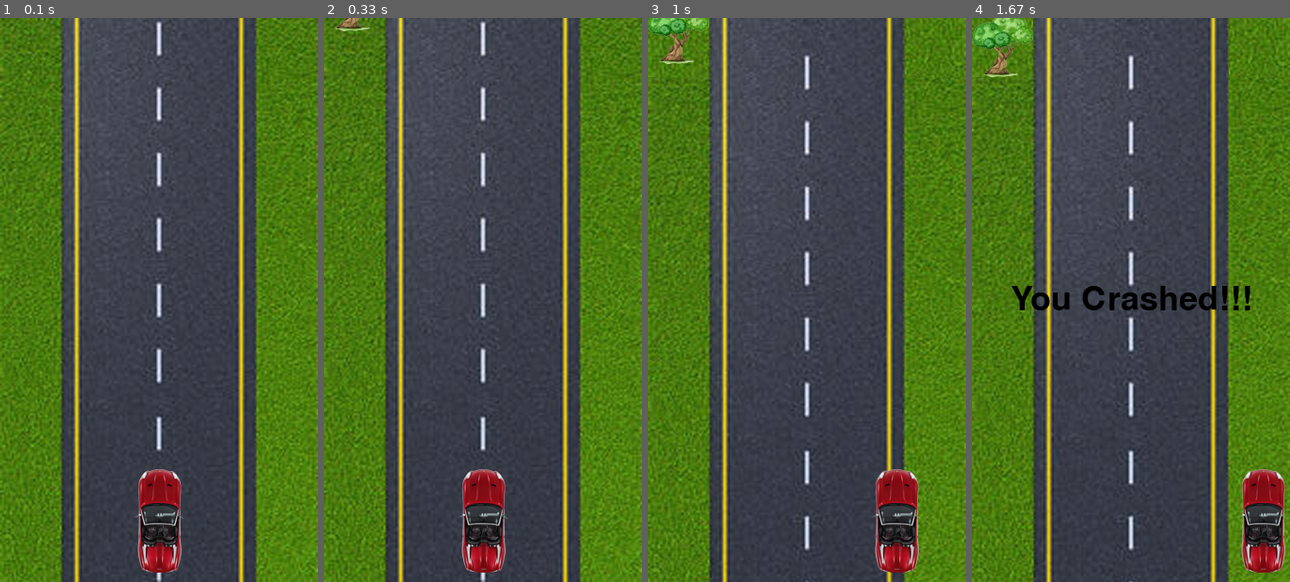
Above: before the commit, frames 1-4 (left to right).
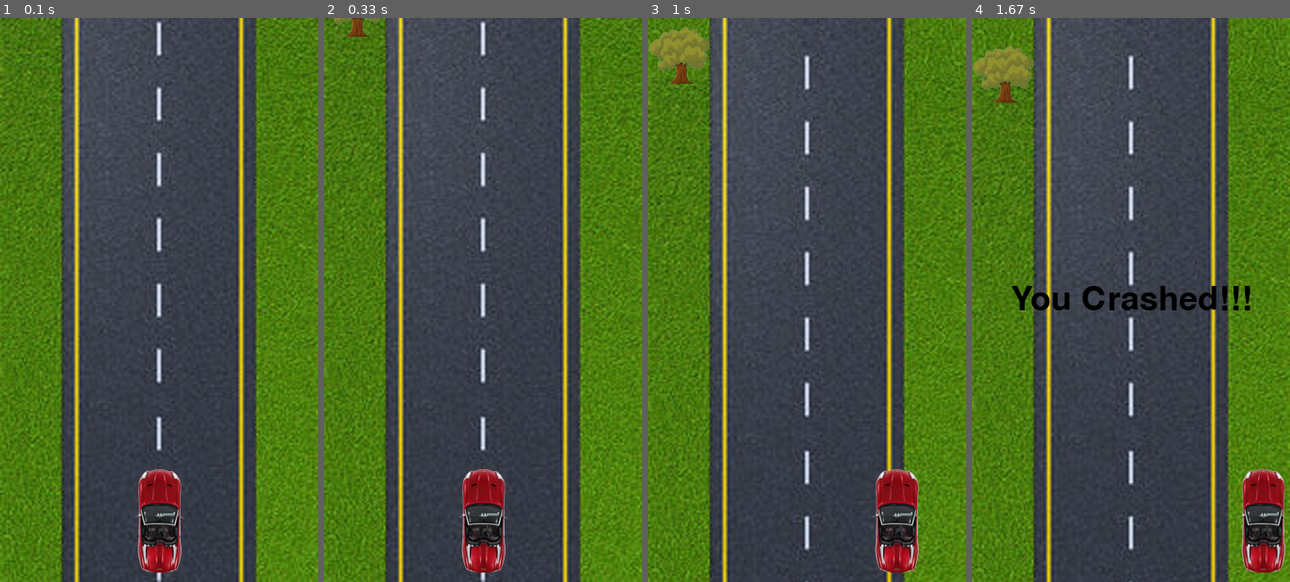
Above: after the commit, the same moments.

Repository: fahad80/RaceCar_pygame
Game: pygame game, started from pygameFirst.py
Two runs of this game, one before a commit and one after it. Both use one fixed random seed, a clock stepped at 60 frames per second and the inputs below.
Inputs:
- Up to frame 1 (0.1 s): no input
- Up to frame 2 (0.33 s): no input
- Up to frame 3 (1 s): hold Right 0.33-0.8 s; hold Right from 0.83 s (still down)
- Up to frame 4 (1.67 s): release Right at 1.3 s; hold Right from 1.33 s (still down)

Frame 1 is identical in both runs. In frame 2, 0.3% of the frame differs, in the area x 2-18%, y 0-4%; in frame 3, 1.5%; in frame 4, 1.9%, in the area x 0-20%, y 0-15%.

Commit message:
Tree crash detection added!

Diff:
--- a/pygameFirst.py
+++ b/pygameFirst.py
@@ -17,9 +17,6 @@
 ### Class and Function definitions
 
 class gameImage:
-    X = 0
-    Y = 0
-
     def __init__(self, path):
         self.img = pygame.image.load(path)
         (self.width, self.height) = self.img.get_rect().size
@@ -32,6 +29,9 @@
     carImg.X = gameDisplay.get_rect().centerx - (int)(carImg.width/2)
     carImg.Y = (display_height - carImg.height - 10)
 
+    for road in roadImg:
+        road.X  = 0
+        road.Y  = 0
     for tree in treeImg:
         tree.X  = 0
         tree.Y  = 0 -(tree.height)
@@ -50,7 +50,7 @@
 
     gameExit = False
     roadNum = 0
-    treeNum = random.randrange(0, 100)%2
+    treeNum = random.randrange(0, 3)
 
     initImagePos()
 
@@ -83,13 +83,19 @@
         if (carImg.X > display_width - carImg.width) or (carImg.X < 0):
             displayMsgCenter("You Crashed!!!")
             initImagePos()
+            treeNum = random.randrange(0, 3)
+
+        if ((treeImg[treeNum].Y + treeImg[treeNum].height) >= carImg.Y) and (treeImg[treeNum].Y <= (carImg.Y + carImg.height)) and (carImg.X >= treeImg[treeNum].X and carImg.X < (treeImg[treeNum].X + treeImg[treeNum].width - 10)):
+            displayMsgCenter("You Crashed!!!")
+            initImagePos()
+            treeNum = random.randrange(0, 3)
 
         if(pygame.time.get_ticks() - ticks) > 100:
             roadNum ^= 1
-            treeImg[treeNum].Y += 7
+            treeImg[treeNum].Y += 10
             if treeImg[treeNum].Y > display_height:
                 treeImg[treeNum].Y = 0 -(treeImg[treeNum].height)
-                treeNum = random.randrange(0, 2)%2
+                treeNum = random.randrange(0, 3)
 
             ticks=pygame.time.get_ticks()
 
@@ -101,6 +107,7 @@
 roadImg.append(gameImage(os.path.join("image","Road1.jpg")))
 roadImg.append(gameImage(os.path.join("image","Road2.jpg")))
 treeImg = []
+treeImg.append(gameImage(os.path.join("image","tree1.png")))
 treeImg.append(gameImage(os.path.join("image","tree2.png")))
 treeImg.append(gameImage(os.path.join("image","tree3.png")))
 
Binary file changed: image/tree1.png
